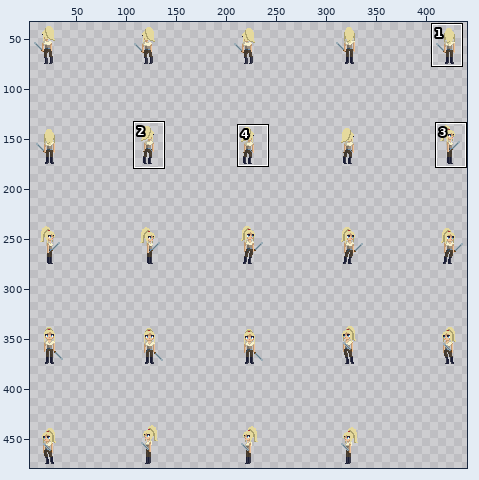
Edited in one commit: sprite sheet (Assets/Sprites/Rue/Done anims/Sword/Rue_Idle_Sword_sprite-Sheet.png). Above: a wide view before the commit, with the close-up outlined.
Close-up. Before:
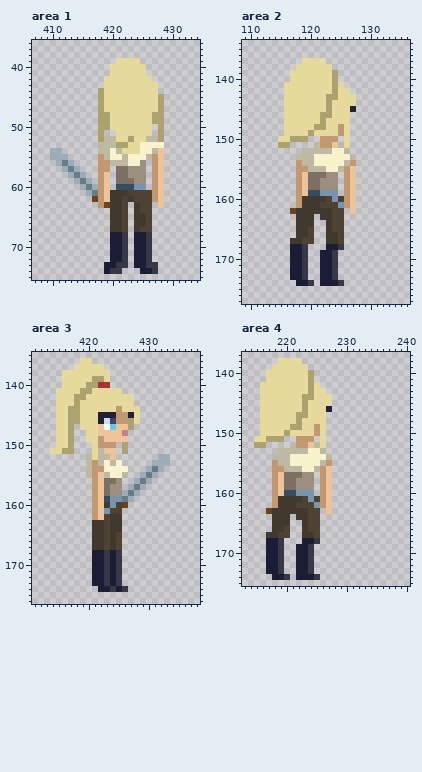
The file is 500x500 pixels. Shown: area 1: x 407..434, y 36..75; area 2: x 109..136, y 134..177; area 3: x 411..438, y 135..176; area 4: x 213..240, y 137..175. The wide view leaves out empty margins. The commit also changed other parts of the picture, which this record leaves out.
The result:
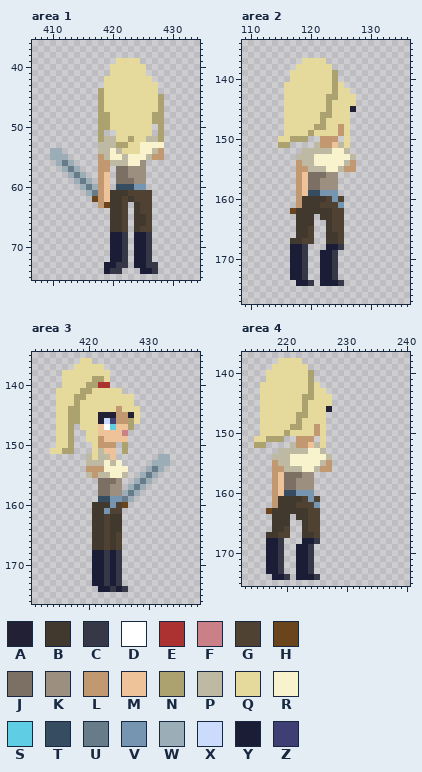
Palette (. is transparent): A #222034  B #41382e  C #363848  D #ffffff  E #ac3232  F #ca8087  G #4f4233  H #6a451c  J #7b7063  K #9d8f7f  L #c19870  M #eec39a  N #aba26f  P #bdb9a3  Q #e5d99c  R #f8f2cd  S #5fcde4  T #364d61  U #677c88  V #7695b1  W #9badb7  X #cbdbfc  Y #1a1d35  Z #3f3f74
Change:
{"where": "area 1"}
{"y":54,"x":428,"old":"M","new":"L"}
{"y":55,"x":428,"old":"M","new":"L"}
{"y":56,"x":427,"old":"LM","new":".."}
{"y":57,"x":427,"old":"LM","new":".."}
{"y":58,"x":427,"old":"LM","new":".."}
{"y":59,"x":427,"old":"LM","new":".."}
{"y":60,"x":427,"old":"LM","new":".."}
{"y":61,"x":427,"old":"LM","new":".."}
{"y":62,"x":427,"old":"LM","new":".."}
{"y":63,"x":428,"old":"M","new":"."}
{"where": "area 2"}
{"y":155,"x":127,"old":"M","new":"L"}
{"y":156,"x":126,"old":"LM","new":".."}
{"y":157,"x":126,"old":"LM","new":".."}
{"y":158,"x":126,"old":"LM","new":".."}
{"y":159,"x":126,"old":"LM","new":".."}
{"y":160,"x":126,"old":"LM","new":".."}
{"y":161,"x":126,"old":"LM","new":".."}
{"y":162,"x":127,"old":"M","new":"."}
{"where": "area 3"}
{"y":153,"x":421,"old":"L","new":"P"}
{"y":154,"x":420,"old":"P","new":"L"}
{"y":155,"x":422,"old":"M","new":"P"}
{"y":156,"x":421,"old":"LM","new":".J"}
{"y":157,"x":421,"old":"LM","new":".J"}
{"y":158,"x":421,"old":"LM","new":".J"}
{"y":159,"x":421,"old":"LM","new":".T"}
{"y":160,"x":421,"old":"LM","new":"BB"}
{"y":161,"x":421,"old":"LM","new":"BB"}
{"y":162,"x":421,"old":"LM","new":"BB"}
{"where": "area 4"}
{"y":156,"x":227,"old":"M","new":"L"}
{"y":157,"x":226,"old":"LM","new":".."}
{"y":158,"x":226,"old":"LM","new":".."}
{"y":159,"x":226,"old":"LM","new":".."}
{"y":160,"x":226,"old":"LM","new":".."}
{"y":161,"x":226,"old":"LM","new":".."}
{"y":162,"x":226,"old":"LM","new":".."}
{"y":163,"x":227,"old":"M","new":"."}
{"label":"changed","picture_box":[152,148,164,208]}
{"label":"changed","picture_box":[344,166,356,214]}
{"label":"changed","picture_box":[86,460,104,520]}
{"label":"changed","picture_box":[320,466,332,514]}
